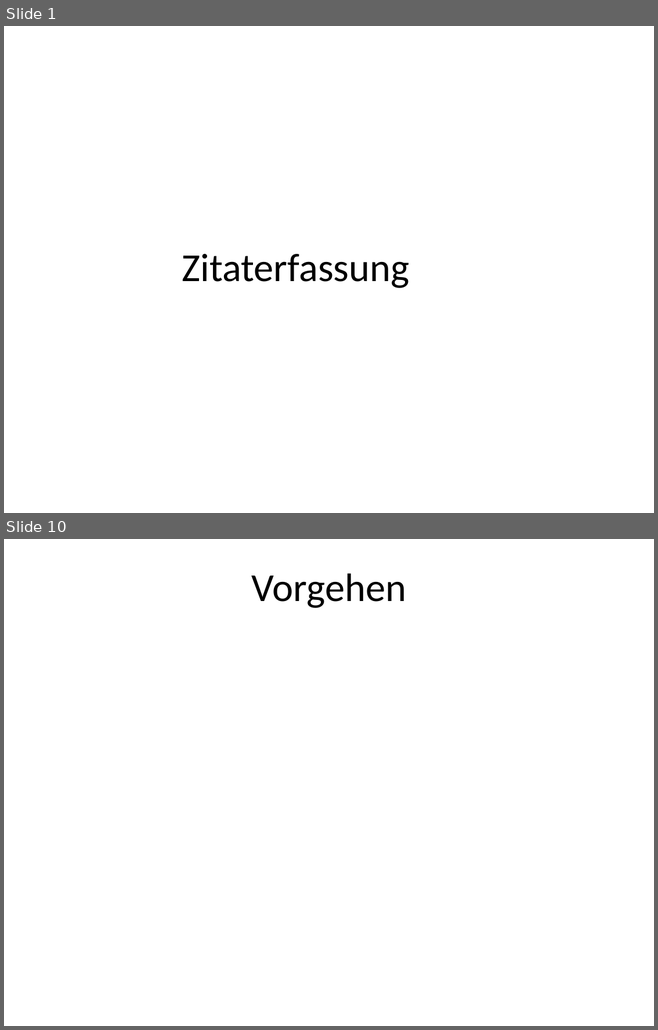
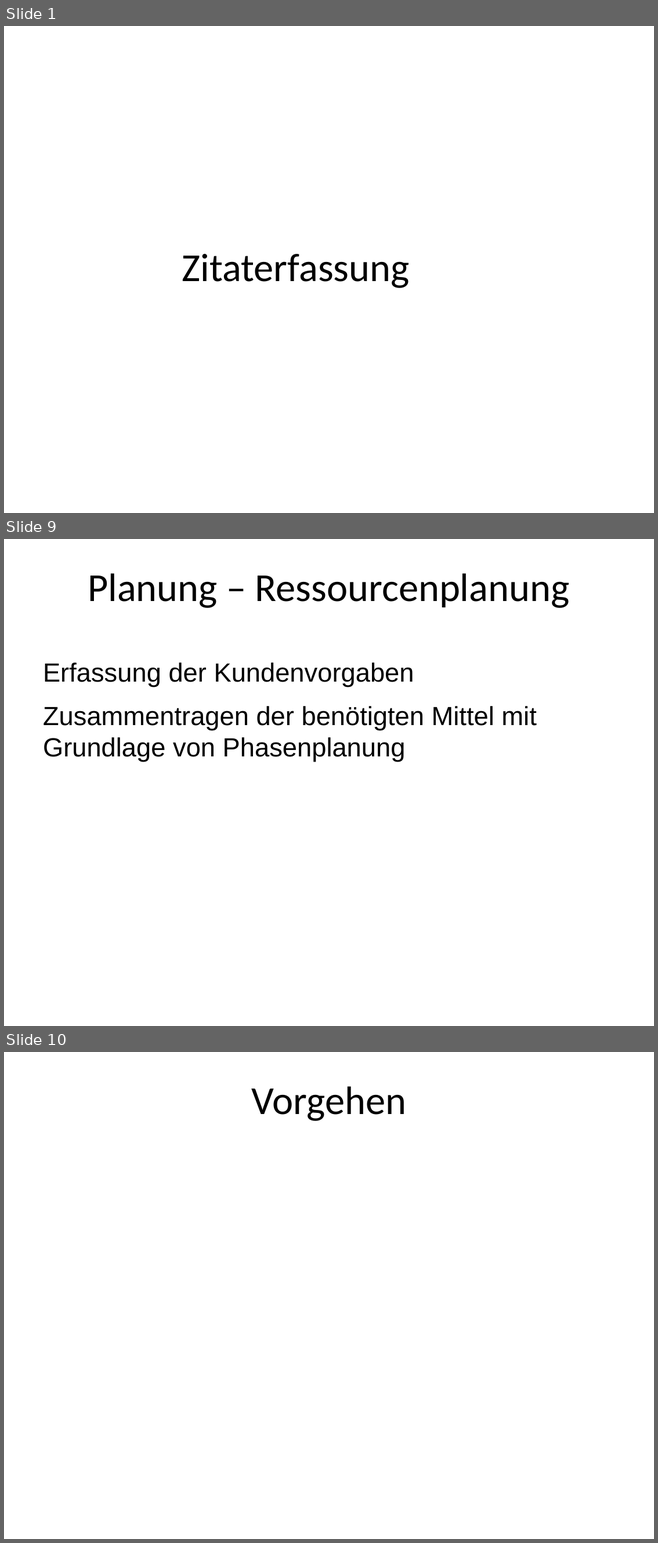
Before and after one commit to TrialAnd404/MyRepo, a slide deck: ZitatErfassung2.odp. Shown one above the other, each under a label of ours: slides 1 and 10 before the commit, slides 1, 9 and 10 after it; the slides between them are not shown. The pictures are 658x1030 and 658x1543 pixels, drawn with LibreOffice and Linux fonts; fonts in the diff are those of the drawing; background and template pictures are left out. Boxes give left, top, right and bottom in pixels: in the first picture for what was removed or moved away, otherwise in the second. Text is boxed around its words. In the diff, an @@ line names an element or a change of style, - is before the commit and + after.

```diff
--- a/ZitatErfassung2.odp
+++ b/ZitatErfassung2.odp
@@ slide 9 added at (4,539,654,1026), background picture (left out) @@
@@ title added at (88,573,570,608), 44 pt, text #000000 @@
+Planung – Ressourcenplanung
@@ text added at (43,663,536,762), 29.1 pt, text #000000 @@
+Erfassung der Kundenvorgaben
+Zusammentragen der benötigten Mittel mit Grundlage von Phasenplanung
```
Also in this commit, not shown: 9 slides changed, 5 other slides added, 5 slides removed, 1 other file.
